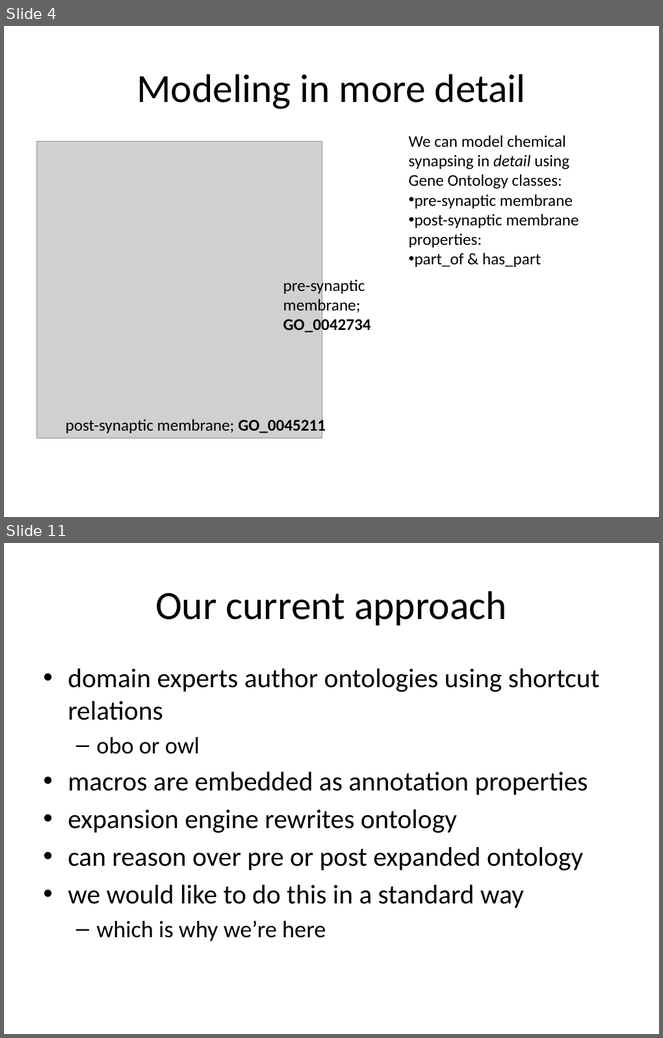
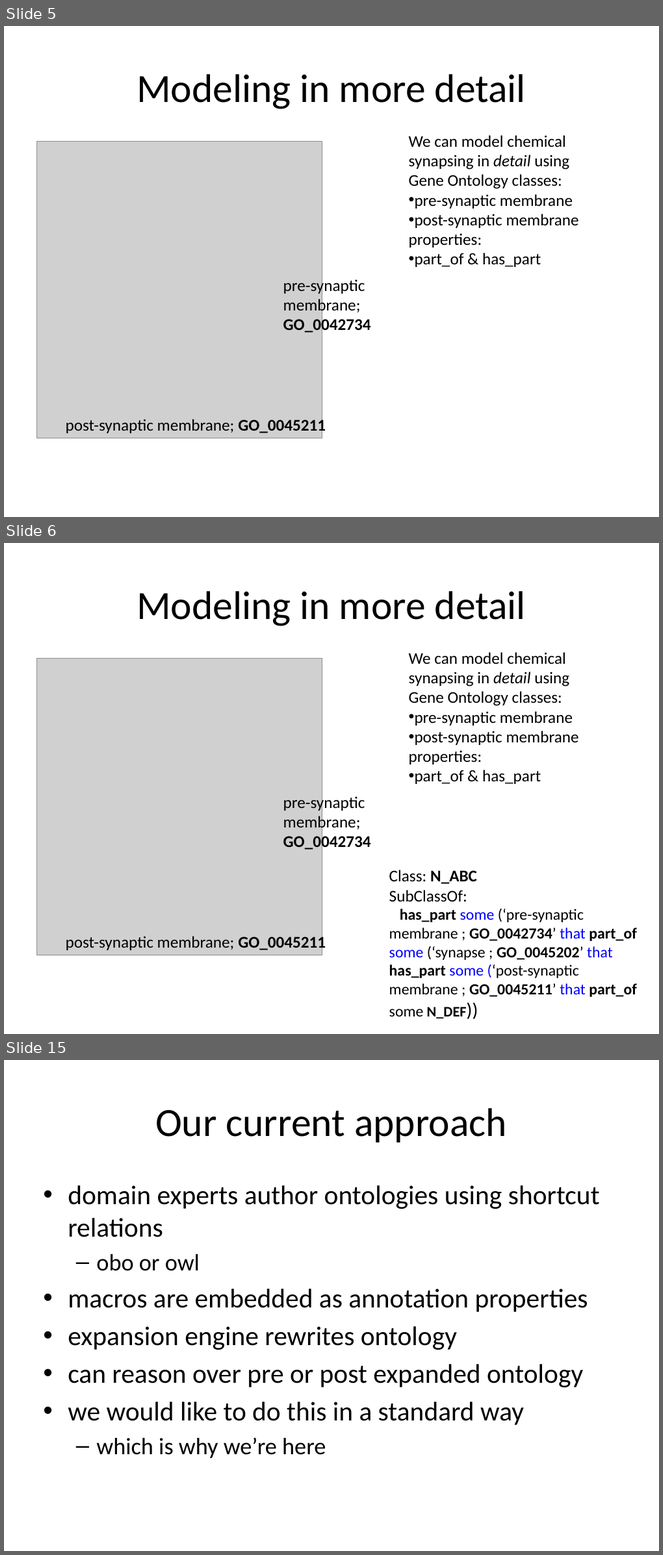
Before and after one commit to cmungall/obo2owl, a slide deck: papers/owled-macros-panel.pptx. Shown one above the other, each under a label of ours: slides 4 and 11 before the commit, slides 5, 6 and 15 after it; the slides between them are not shown. The pictures are 663x1038 and 663x1555 pixels, drawn with LibreOffice and Linux fonts; fonts in the diff are those of the drawing; grey boxes stand for pictures. Boxes give left, top, right and bottom in pixels: in the first picture for what was removed or moved away, otherwise in the second. Text is boxed around its words. In the diff, an @@ line names an element or a change of style, - is before the commit and + after.

```diff
--- a/papers/owled-macros-panel.pptx
+++ b/papers/owled-macros-panel.pptx
@@ slide 6 added at (4, 543, 659, 1034), background #FFFFFF @@
@@ title added at (137, 591, 526, 626), 44 pt, text #000000 @@
+Modeling in more detail
@@ picture added at (36, 658, 322, 955) @@
@@ text added at (409, 652, 579, 784), 18 pt, text #000000 @@
+We can model chemical synapsing in detail using
+Gene Ontology classes:
+• pre-synaptic membrane
+• post-synaptic membrane
+properties:
+• part_of & has_part
@@ text added at (284, 795, 371, 852), 18 pt, text #000000 @@
+pre-synaptic membrane; GO_0042734
@@ text added at (389, 870, 636, 1019), 17 pt, text #000000 @@
+Class: N_ABC
+SubClassOf:
+has_part some (‘pre-synaptic membrane ; GO_0042734’ that part_of some (‘synapse ; GO_0045202’ that has_part some (‘post-synaptic membrane ; GO_0045211’ that part_of some N_DEF))
@@ text added at (66, 935, 326, 953), 18 pt, text #000000 @@
+post-synaptic membrane; GO_0045211
@@ what was slide 4 is now slide 5 @@
@@ what was slide 11 is now slide 15 @@
```
Also in this commit, not shown: 10 slides changed, 7 other slides added.
